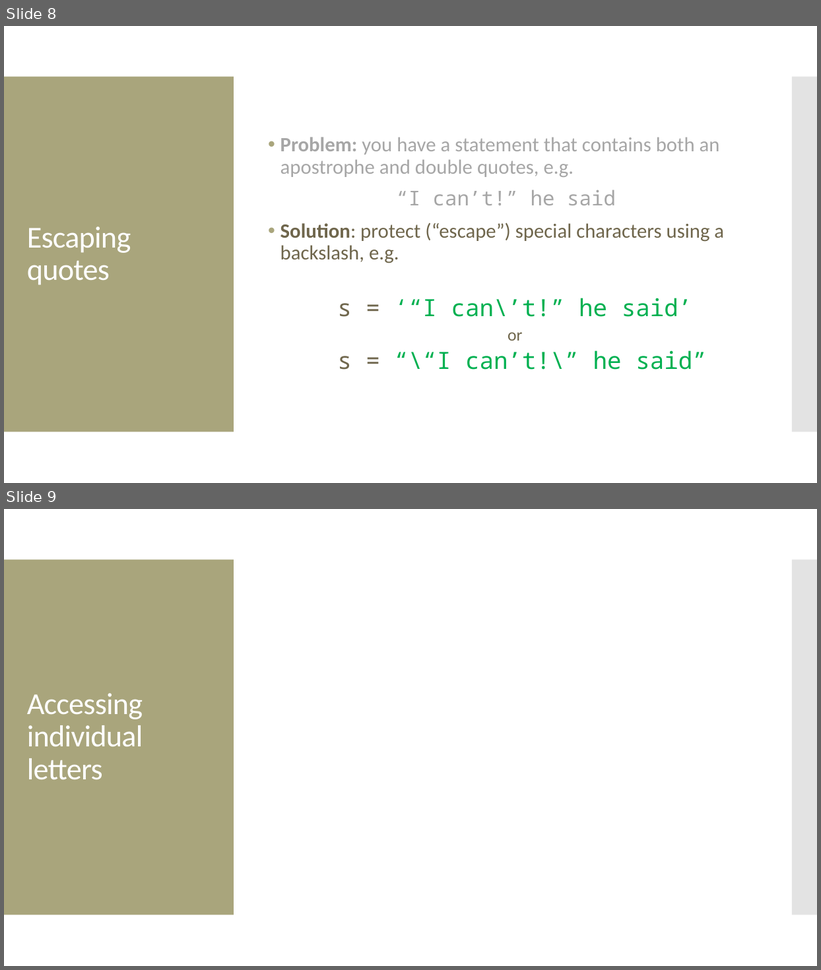
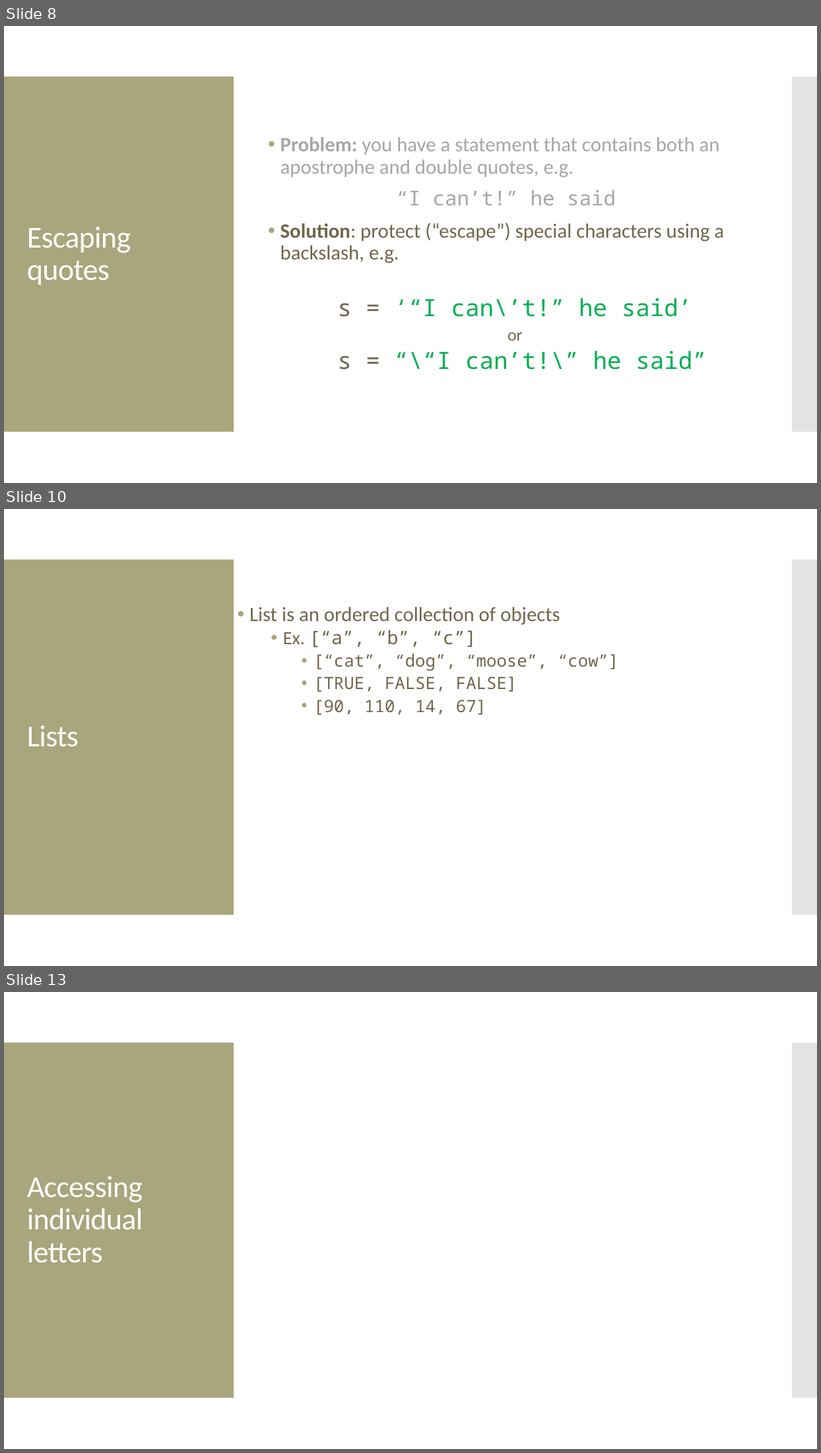
Before and after one commit to amosca01/CAIS117-F23, a slide deck: slides/08-strings.pptx. Shown one above the other, each under a label of ours: slides 8 and 9 before the commit, slides 8, 10 and 13 after it; the slides between them are not shown. The pictures are 821x970 and 821x1453 pixels, drawn with LibreOffice and Linux fonts; fonts in the diff are those of the drawing; grey boxes stand for pictures. Boxes give left, top, right and bottom in pixels: in the first picture for what was removed or moved away, otherwise in the second. Text is boxed around its words. In the diff, an @@ line names an element or a change of style, - is before the commit and + after.

```diff
--- a/slides/08-strings.pptx
+++ b/slides/08-strings.pptx
@@ slide 10 added at (x1=4, y1=509, x2=817, y2=966), background #FFFFFF; not listed: 2 template elements that a slide beside it also shows @@
@@ text added at (x1=250, y1=607, x2=618, y2=715), 20 pt, text #6F664C @@
+• List is an ordered collection of objects
+  • Ex. [“a”, “b”, “c”]
+    • [“cat”, “dog”, “moose”, “cow”]
+    • [TRUE, FALSE, FALSE]
+    • [90, 110, 14, 67]
@@ title added at (x1=27, y1=725, x2=79, y2=747), 36 pt, text #FFFFFF @@
+Lists
@@ what was slide 9 is now slide 13 @@
```
Also in this commit, not shown: 3 other slides added, 10 other files.
